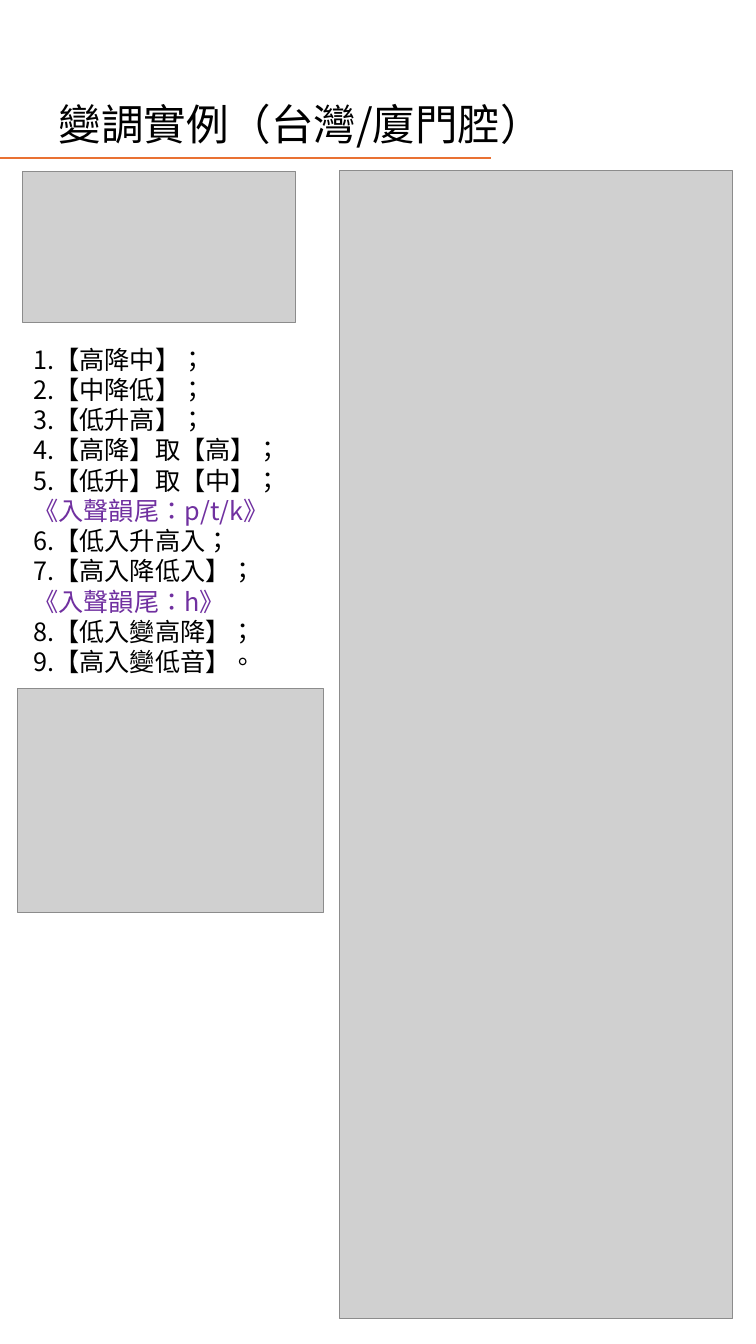
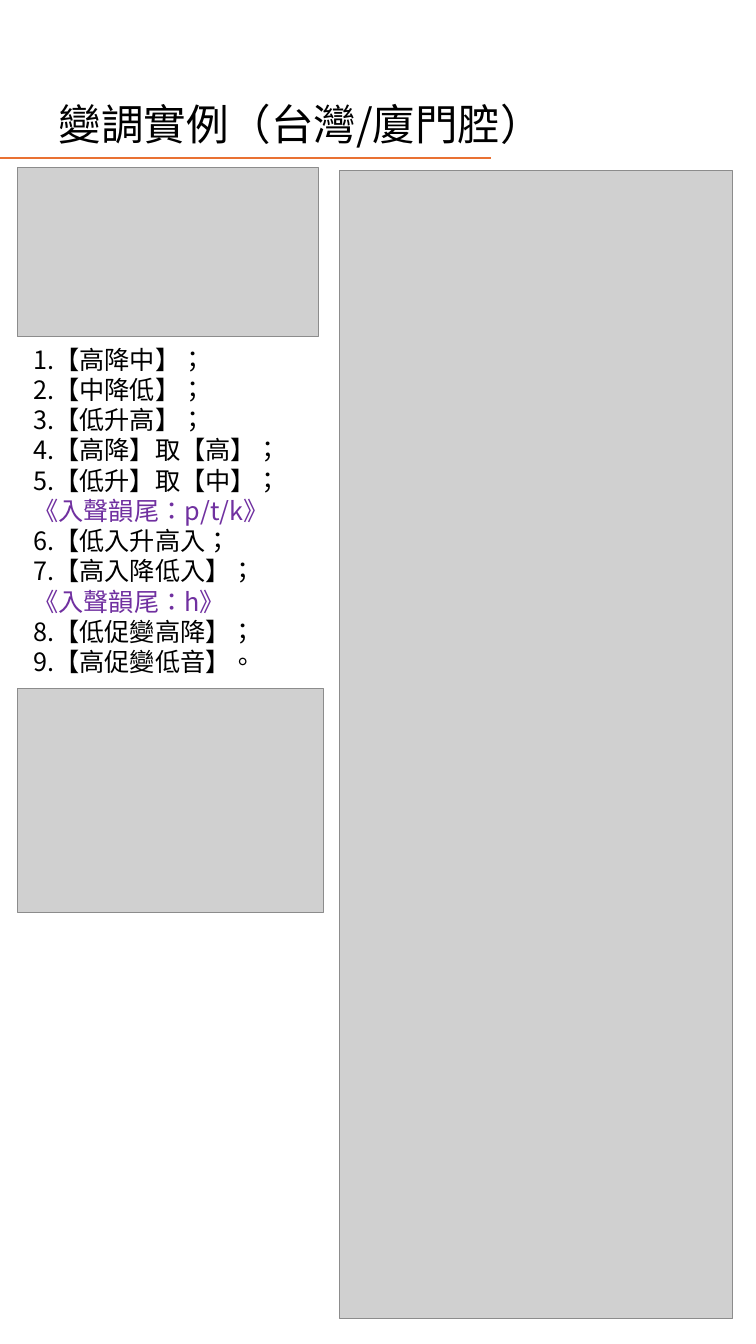
Before and after one commit to AlanJui/Piau-Im, a slide deck: slide 19 of Documents/十五音教材/閩南語之四聲八調與變調規則.pptx. Drawn at 756x1344 pixels with LibreOffice and Linux fonts; fonts in the diff are those of the drawing; grey boxes stand for pictures. Boxes give left, top, right and bottom in pixels: in the first picture for what was removed or moved away, otherwise in the second. Text is boxed around its words. In the diff, an @@ line names an element or a change of style, - is before the commit and + after.

```diff
--- a/Documents/十五音教材/閩南語之四聲八調與變調規則.pptx
+++ b/Documents/十五音教材/閩南語之四聲八調與變調規則.pptx
@@ picture: place and size @@
-picture at [23,171,296,323]
+picture at [17,167,318,337]
@@ text at [33,619,256,674]: text changed @@
-8.【低入變高降】；
-9.【高入變低音】。
+8.【低促變高降】；
+9.【高促變低音】。
```
Also in this commit, not shown: 5 other slides changed, 7 other files.
